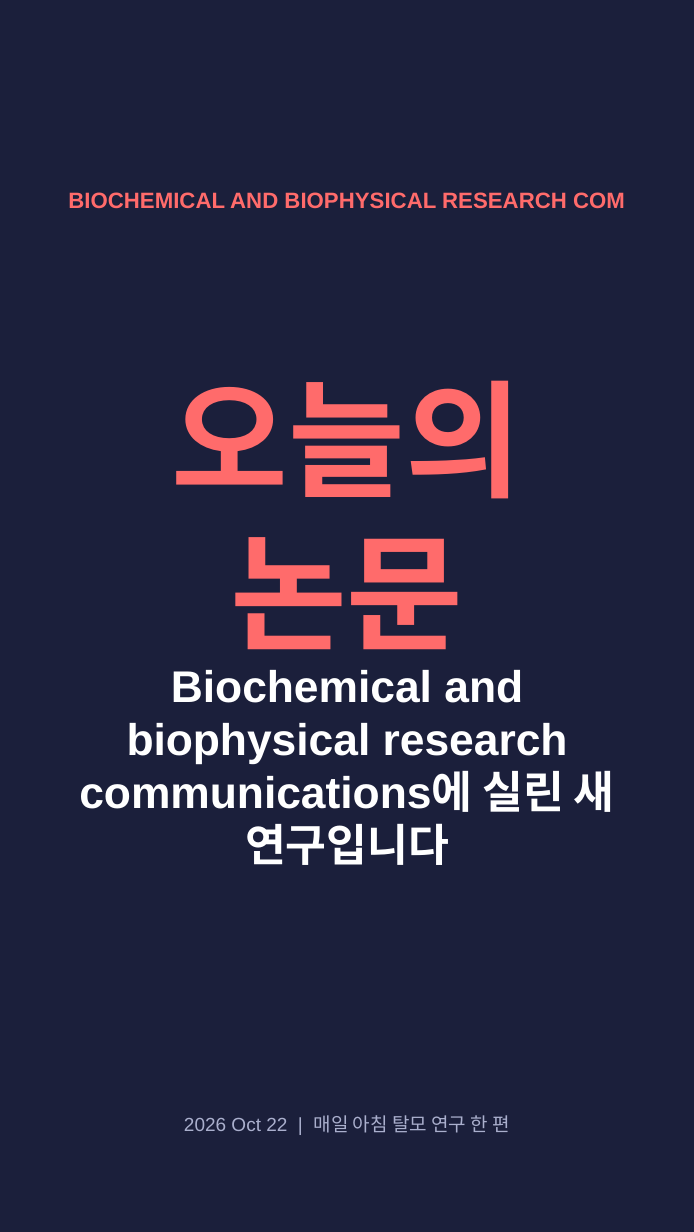
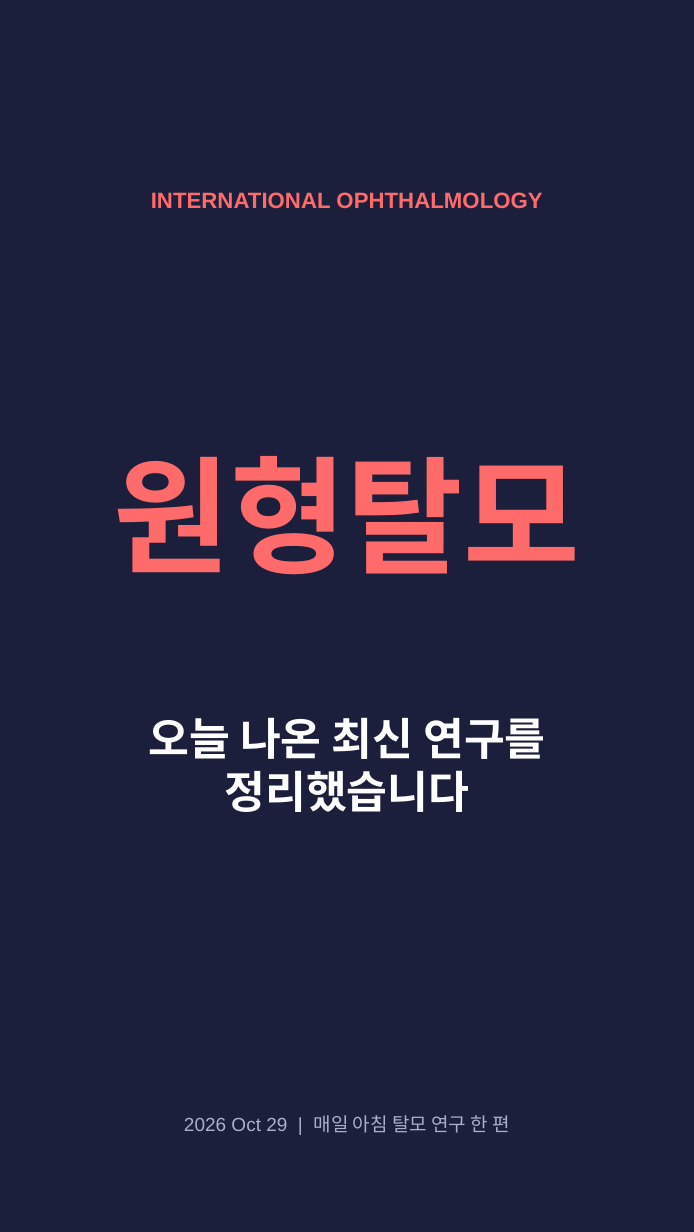
Before and after one commit to hyokang2010-BJ-ANTH/product-builder-test, a slide deck: slide 1 of pwa/data/latest/slides.pptx. Drawn at 694x1232 pixels with LibreOffice and Linux fonts; fonts in the diff are those of the drawing. Boxes give left, top, right and bottom in pixels: in the first picture for what was removed or moved away, otherwise in the second. Text is boxed around its words. In the diff, an @@ line names an element or a change of style, - is before the commit and + after.

```diff
--- a/pwa/data/latest/slides.pptx
+++ b/pwa/data/latest/slides.pptx
@@ text at (x1=151, y1=192, x2=542, y2=209): text changed @@
-BIOCHEMICAL AND BIOPHYSICAL RESEARCH COM
+INTERNATIONAL OPHTHALMOLOGY
@@ text at (x1=114, y1=456, x2=581, y2=575): text changed @@
-오늘의 논문
+원형탈모
@@ text at (x1=148, y1=717, x2=545, y2=812): text changed @@
-Biochemical and biophysical research communications에 실린 새 연구입니다
+오늘 나온 최신 연구를 정리했습니다
@@ text at (x1=184, y1=1115, x2=509, y2=1133): text changed @@
-2026 Oct 22 | 매일 아침 탈모 연구 한 편
+2026 Oct 29 | 매일 아침 탈모 연구 한 편
```
Also in this commit, not shown: 2 other slides changed, 4 slides added, 4 slides removed, 26 other files.
